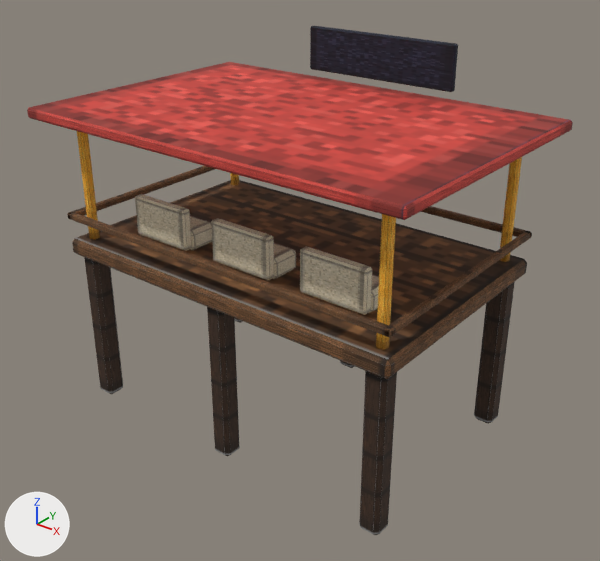
Renders of the FBX model assets/export/env_vip_lounge.fbx from each side of a commit.
Before and after are seen from a 50 mm lens placed at (27.2, -33.4, 29.4), pointed at (0.8, -0.4, 8.8). Arrows for +X, +Y and +Z are at lower left; the lights stay in place. The first picture is the older version. Where no turn or scale is listed for an object, it has been applied to the vertices. Vertices at exactly the same position are counted once.

The first picture shows 'env_vip_lounge'.
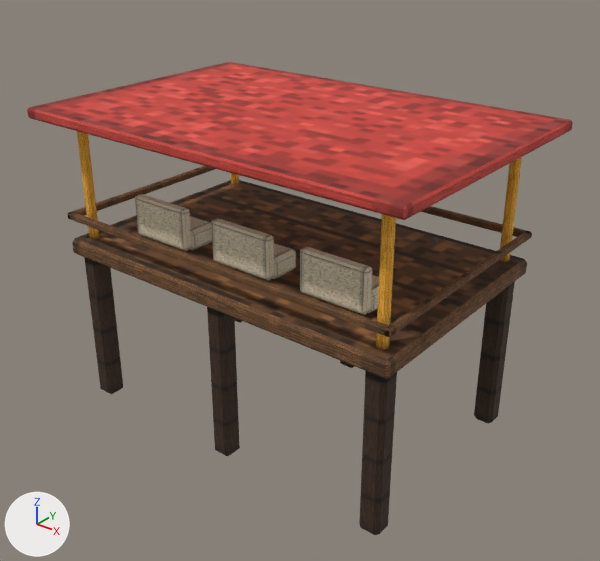
What differs and where, as boxes (x1, y1, x2, y2) in the pictures (600 x 561 px):
'env_vip_lounge', reshaped (7% shorter)
    before: (27, 26, 573, 535)
    after: (27, 62, 573, 535)
part 1 of me_env_vip_lounge_0, deleted
    before: (310, 26, 458, 92)

Edits to the bpy script that builds the scene:
```text
Change me_env_vip_lounge_0:
    used by ob_env_vip_lounge; location = (0.0, 0.0, 0.0)
    remove me_env_vip_lounge_0.from_pydata(...)  # 528 vertices, 586 faces; spans x -12.0..12.0, y -8.0..8.2, z 0.0..21.2
    add me_env_vip_lounge_0.from_pydata(...)  # 504 vertices, 560 faces; spans x -12.0..12.0, y -8.0..8.0, z 0.0..18.2
    me_env_vip_lounge_0 part 1: the loose piece of 24 vertices spanning x -5.0..5.0, y 7.8..8.2, z 18.6..21.2 is deleted
```
